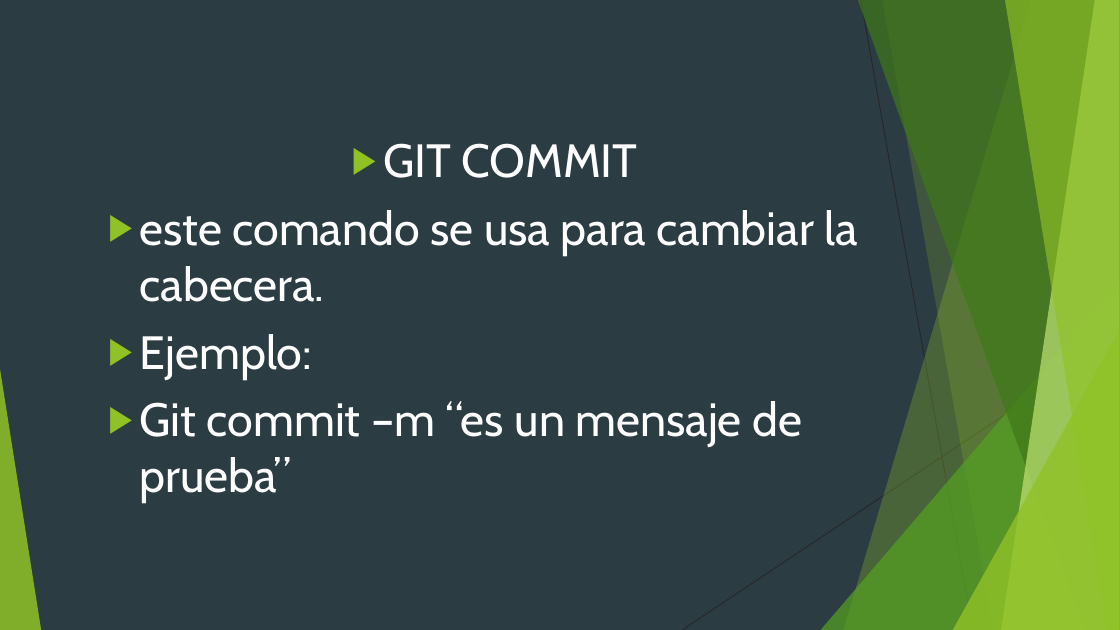
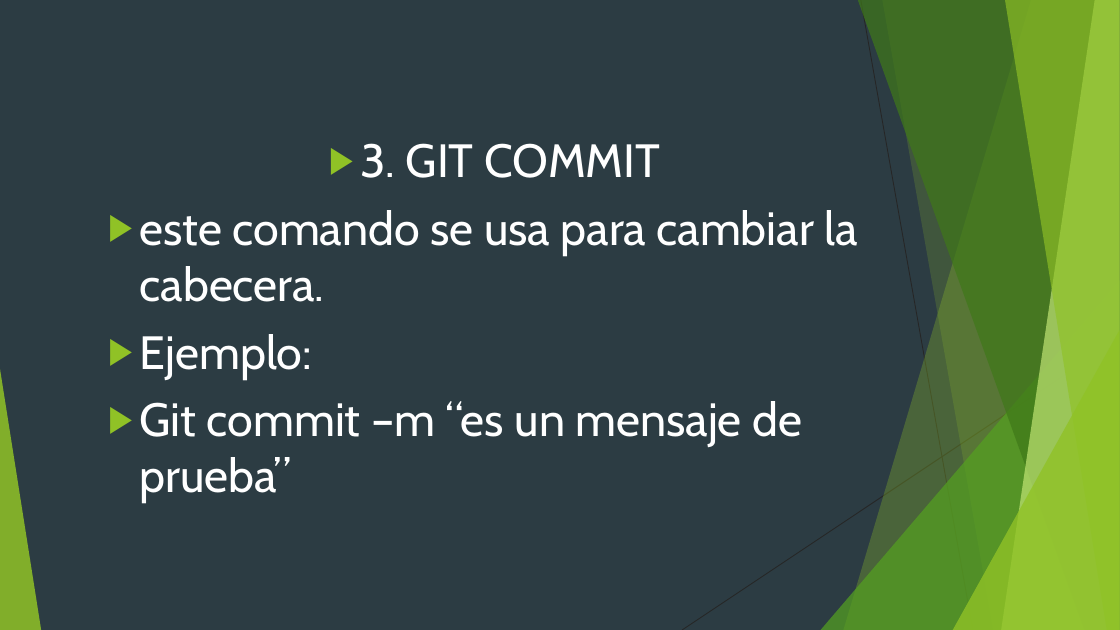
Before and after one commit to Wocinco/tareaAnalisiss, a slide deck: slide 3 of tarea.pptx. Drawn at 1120x630 pixels with LibreOffice and Linux fonts; fonts in the diff are those of the drawing. Boxes give left, top, right and bottom in pixels: in the first picture for what was removed or moved away, otherwise in the second. Text is boxed around its words. In the diff, an @@ line names an element or a change of style, - is before the commit and + after.

```diff
--- a/tarea.pptx
+++ b/tarea.pptx
@@ text at (360,143,660,178): text changed @@
-▶ GIT COMMIT
+▶ 3. GIT COMMIT
```
Also in this commit, not shown: 1 slide added.
